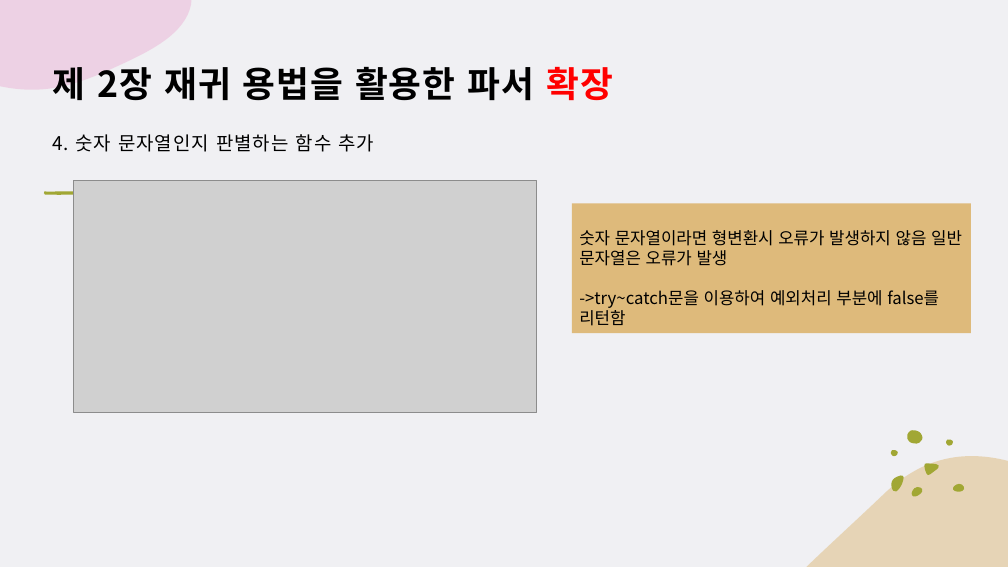
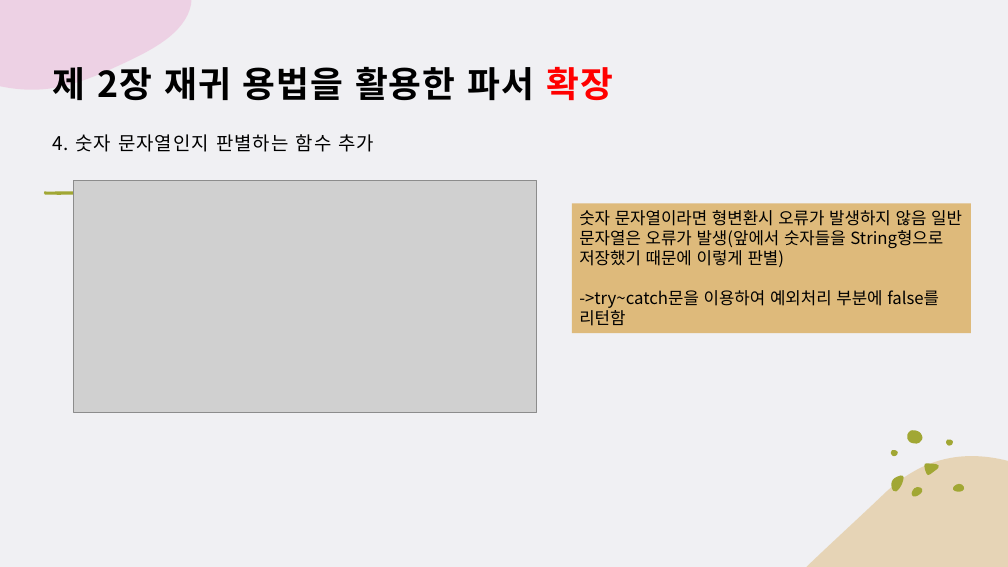
Before and after one commit to chaewon12/art-of-Java, a slide deck: slide 19 of Chapter02/CH02(21.12.27).pptx (slide 18 before the commit). Drawn at 1008x567 pixels with LibreOffice and Linux fonts; fonts in the diff are those of the drawing; grey boxes stand for pictures. Boxes give left, top, right and bottom in pixels: in the first picture for what was removed or moved away, otherwise in the second. Text is boxed around its words. In the diff, an @@ line names an element or a change of style, - is before the commit and + after.

Commit message:
Docs: Revise pptx
Correct typos and add file protection options.

```diff
--- a/Chapter02/CH02(21.12.27).pptx
+++ b/Chapter02/CH02(21.12.27).pptx
@@ text in rectangle at (x1=579, y1=210, x2=962, y2=267): text changed @@
-숫자 문자열이라면 형변환시 오류가 발생하지 않음 일반 문자열은 오류가 발생
+숫자 문자열이라면 형변환시 오류가 발생하지 않음 일반 문자열은 오류가 발생(앞에서 숫자들을 String형으로 저장했기 때문에 이렇게 판별)
```
Also in this commit, not shown: 14 other slides changed, 1 slide added, 1 slide removed, 2 other files.
